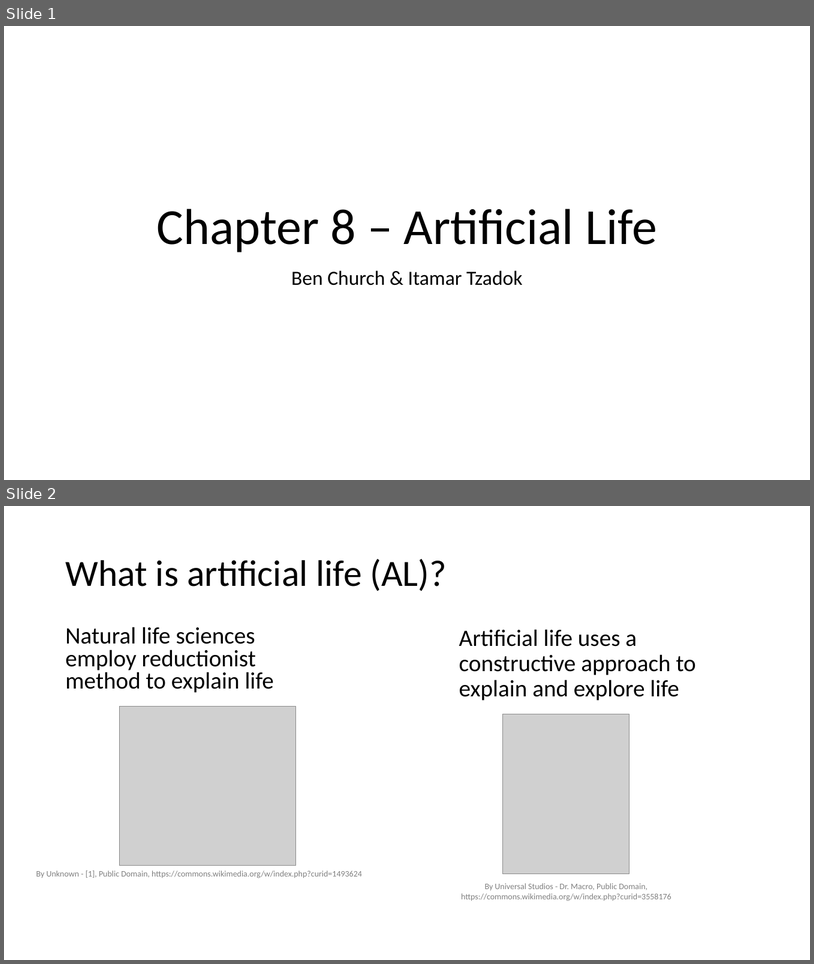
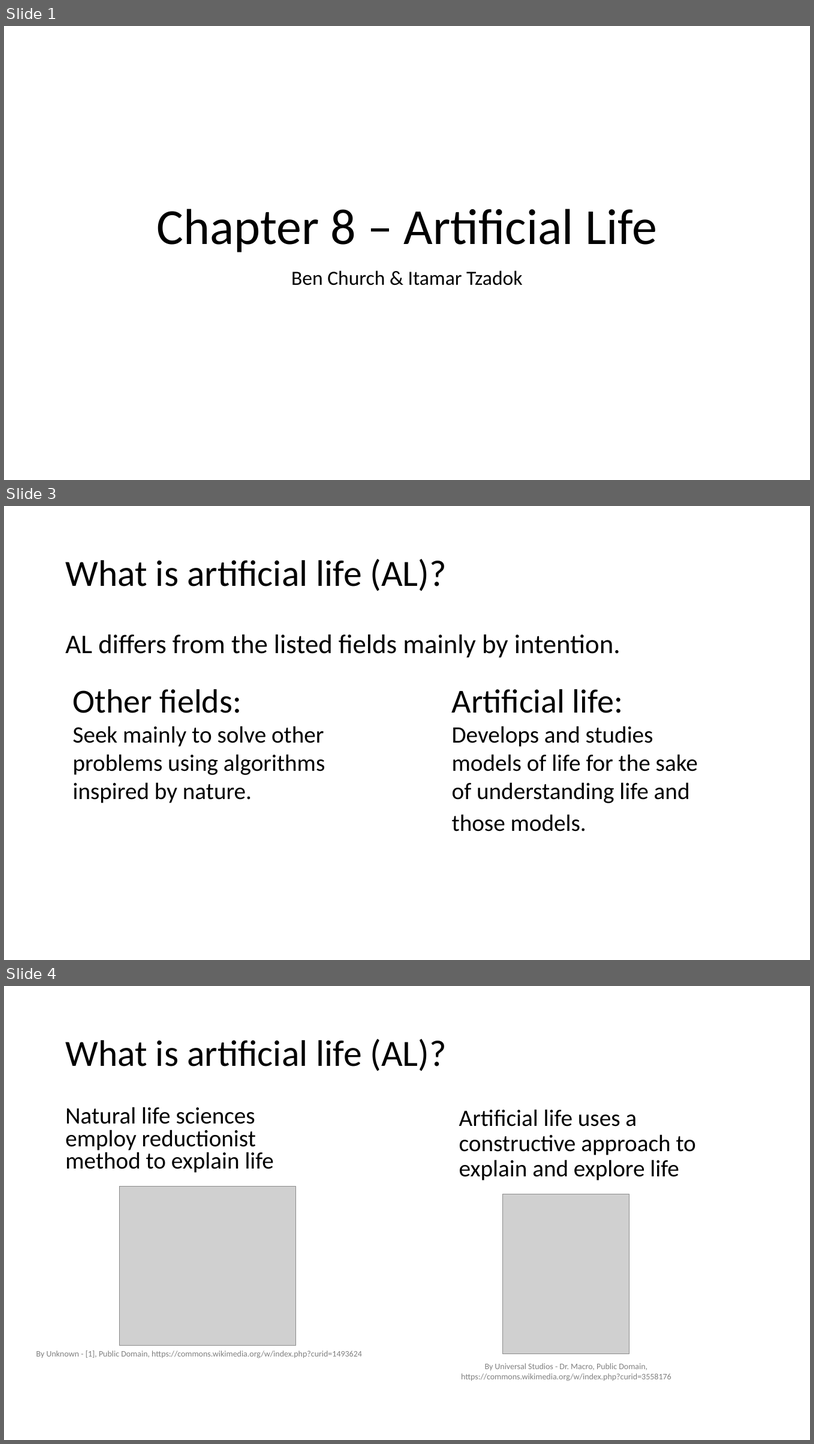
Before and after one commit to BenChurch/Fall2016, a slide deck: CISC879/ChapterPresentation/LectureSlidesCh8.pptx. Shown one above the other, each under a label of ours: slides 1 and 2 before the commit, slides 1, 3 and 4 after it; the slides between them are not shown. The pictures are 814x964 and 814x1444 pixels, drawn with LibreOffice and Linux fonts; fonts in the diff are those of the drawing; grey boxes stand for pictures. Boxes give left, top, right and bottom in pixels: in the first picture for what was removed or moved away, otherwise in the second. Text is boxed around its words. In the diff, an @@ line names an element or a change of style, - is before the commit and + after.

Commit message:
CISC 879 Ch8 Presentation work; SPIE2017 created images with heatmaps and models

```diff
--- a/CISC879/ChapterPresentation/LectureSlidesCh8.pptx
+++ b/CISC879/ChapterPresentation/LectureSlidesCh8.pptx
@@ slide 3 added at (4, 506, 810, 960), background #FFFFFF @@
@@ title added at (65, 559, 447, 591), 44 pt, text #000000 @@
+What is artificial life (AL)?
@@ text added at (65, 634, 621, 658), 32 pt, text #000000 @@
+AL differs from the listed fields mainly by intention.
@@ text added at (73, 689, 325, 803), 28 pt, text #000000 @@
+Other fields:
+Seek mainly to solve other problems using algorithms inspired by nature.
@@ text added at (452, 689, 698, 831), 28 pt, text #000000 @@
+Artificial life:
+Develops and studies models of life for the sake of understanding life and those models.
@@ what was slide 2 is now slide 4 @@
```
Also in this commit, not shown: 2 slides changed, 4 other slides added, 14 other files.
